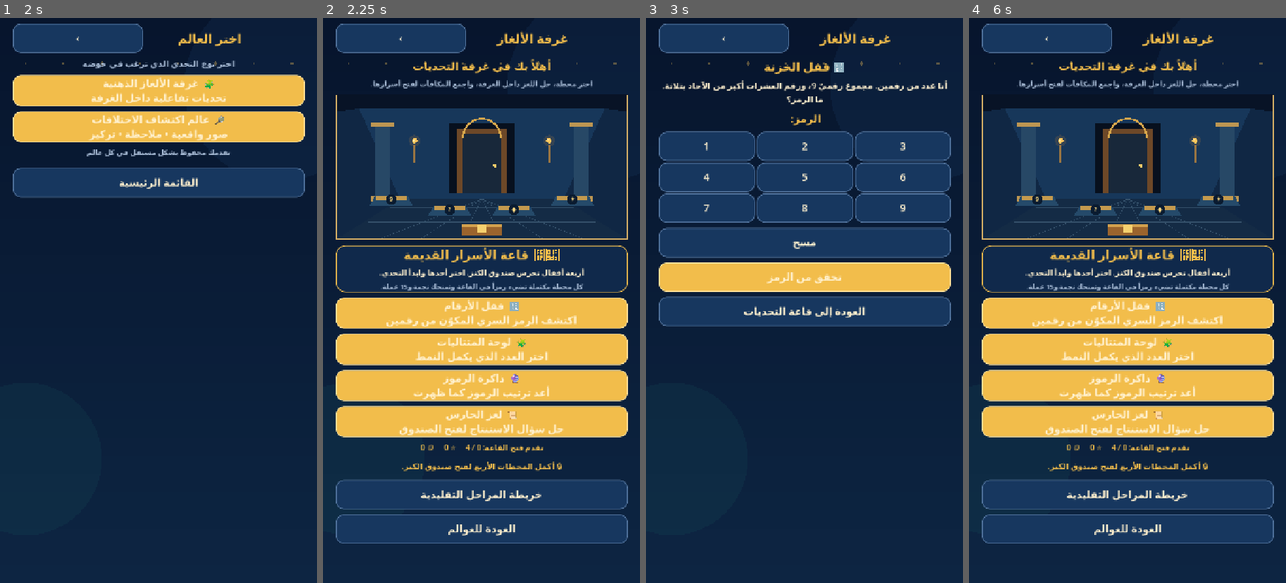
Above: before the commit, frames 1-4 (left to right).
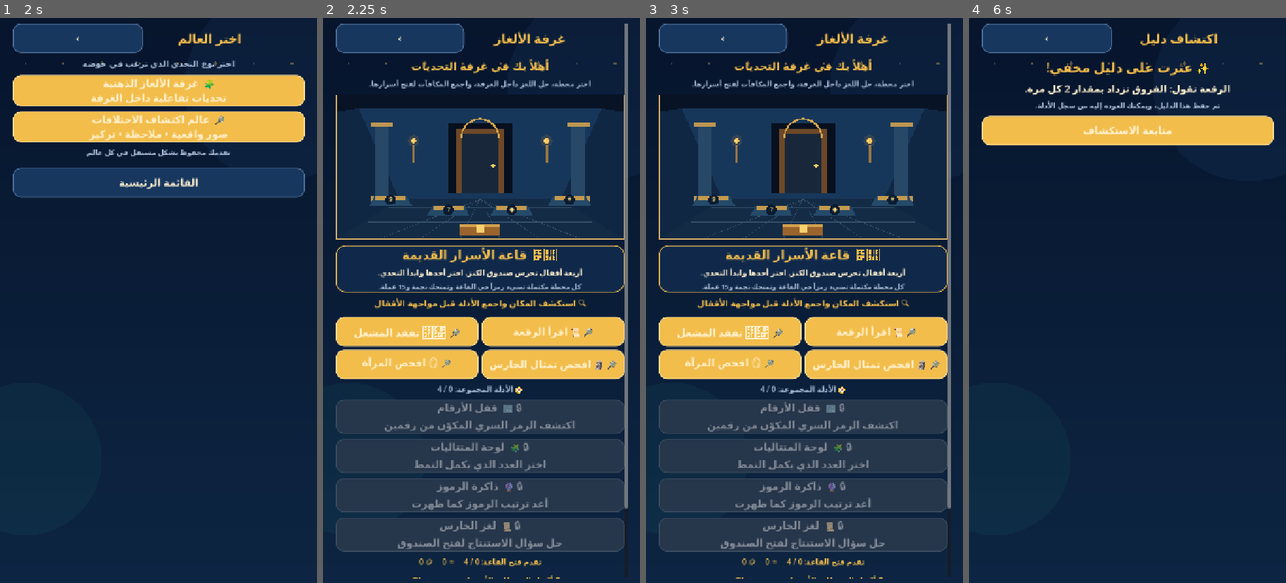
Above: after the commit, the same moments.

Repository: croceh2021-crypto/Puzzle-and-Mind
Game: Godot game, scene res://Main.tscn
Two runs of this game, one before a commit and one after it. Both use one fixed random seed, a clock stepped at 60 frames per second and the inputs below.
Inputs (mouse positions are in pixels of both pictures, inside the frame that each line leads up to):
- Up to frame 1 (2 s): click "ابدأ اللعب" at 0.5 s; click "‹" at 1.25 s
- Up to frame 2 (2.25 s): click "🧩 غرفة الألغاز الذهنية تحديات…" at 2 s
- Up to frame 3 (3 s): click (804, 311) at 2.75 s, where only the run before the commit has a clickable "🔢 قفل الأرقام اكتشف الرمز الس…"
- Up to frame 4 (6 s): click (1127, 311) at 3.5 s, where only the run before the commit has a clickable "العودة إلى قاعة التحديات"; click (1051, 328) at 4.25 s, where only the run after the commit has a clickable "🔎 🕯️ تفقد المشعل"; click (1127, 131) at 5 s, where only the run after the commit has a clickable "متابعة الاستكشاف"; click (1197, 328) at 5.75 s, where only the run after the commit has a clickable "🔎 📜 اقرأ الرقعة"

Frame 1 is identical in both runs. In frame 2, 32% of the frame differs, in the area x 4-97%, y 1-100%; in frame 3, 57%; in frame 4, 47%.

Commit message:
Add room exploration and persistent clue collection

Diff:
--- a/Scripts/main.gd
+++ b/Scripts/main.gd
@@ -23,6 +23,7 @@
 var room_answer := ""
 var room_sequence_progress := 0
 var room_completed := {}
+var room_evidence := {}
 var level_unlocked := {"logic": 1, "spot": 1}
 var save_path := "user://puzzle_mind_save.json"
 var root: Control
@@ -92,7 +93,7 @@
     _save_progress()
 
 func _save_progress() -> void:
-    var data = {"coins": coins, "stars": stars, "logic": level_unlocked.logic, "spot": level_unlocked.spot, "music_enabled": music_enabled, "music_volume": music_volume, "room_completed": room_completed}
+    var data = {"coins": coins, "stars": stars, "logic": level_unlocked.logic, "spot": level_unlocked.spot, "music_enabled": music_enabled, "music_volume": music_volume, "room_completed": room_completed, "room_evidence": room_evidence}
     var f = FileAccess.open(save_path, FileAccess.WRITE)
     if f:
         f.store_string(JSON.stringify(data))
@@ -112,6 +113,7 @@
         music_enabled = bool(parsed.get("music_enabled", true))
         music_volume = clampf(float(parsed.get("music_volume", 0.35)), 0.0, 1.0)
         room_completed = parsed.get("room_completed", {})
+        room_evidence = parsed.get("room_evidence", {})
 
 func _clear() -> void:
     for child in get_children():
@@ -290,17 +292,39 @@
     room_body.add_child(_label("كل محطة مكتملة تضيء رمزاً في القاعة وتمنحك نجمة و15 عملة.", 15, MUTED))
     room_card.add_child(room_body)
     root.add_child(room_card)
+    root.add_child(_label("🔍 استكشف المكان واجمع الأدلة قبل مواجهة الأقفال", 19, GOLD))
+    var explore_grid := GridContainer.new()
+    explore_grid.columns = 2
+    explore_grid.add_theme_constant_override("h_separation", 8)
+    explore_grid.add_theme_constant_override("v_separation", 8)
+    root.add_child(explore_grid)
+    var clues := [
+        ["🕯️ تفقد المشعل", "clue_code", "نقش خلف المشعل: رمز القفل هو 6 ثم 3."],
+        ["📜 اقرأ الرقعة", "clue_sequence", "الرقعة تقول: الفروق تزداد بمقدار 2 كل مرة."],
+        ["🪞 افحص المرآة", "clue_memory", "انعكاس المرآة يريك الترتيب: 🌙 ثم ⭐ ثم 🔑."],
+        ["🗿 افحص تمثال الحارس", "clue_riddle", "الحارس يهمس: ما الذي يكبر كلما أزلت منه؟"]
+    ]
+    for clue in clues:
+        var clue_id: String = clue[1]
+        var found := bool(room_evidence.get(clue_id, false))
+        var clue_button := _button(("✓ " if found else "🔎 ") + str(clue[0]), func(): _discover_room_evidence(clue_id, str(clue[2])), not found)
+        clue_button.disabled = found
+        explore_grid.add_child(clue_button)
+    root.add_child(_label("🧭 الأدلة المجموعة: %d / 4" % _room_evidence_count(), 17, MUTED))
     var stations := [
-        ["🔢  قفل الأرقام", "اكتشف الرمز السري المكوّن من رقمين", "code"],
-        ["🧩  لوحة المتتاليات", "اختر العدد الذي يكمل النمط", "sequence"],
-        ["🔮  ذاكرة الرموز", "أعد ترتيب الرموز كما ظهرت", "memory"],
-        ["📜  لغز الحارس", "حل سؤال الاستنتاج لفتح الصندوق", "riddle"]
+        ["🔢  قفل الأرقام", "اكتشف الرمز السري المكوّن من رقمين", "code", "clue_code"],
+        ["🧩  لوحة المتتاليات", "اختر العدد الذي يكمل النمط", "sequence", "clue_sequence"],
+        ["🔮  ذاكرة الرموز", "أعد ترتيب الرموز كما ظهرت", "memory", "clue_memory"],
+        ["📜  لغز الحارس", "حل سؤال الاستنتاج لفتح الصندوق", "riddle", "clue_riddle"]
     ]
     for station in stations:
         var kind: String = station[2]
+        var evidence_id: String = station[3]
         var done := bool(room_completed.get(kind, false))
-        var button := _button(("✓ " if done else "") + str(station[0]) + "\n" + str(station[1]), func(): _start_room_challenge(kind), not done)
-        button.disabled = done
+        var unlocked := bool(room_evidence.get(evidence_id, false))
+        var button_text := ("✓ " if done else ("🔓 " if unlocked else "🔒 ")) + str(station[0]) + "\n" + str(station[1])
+        var button := _button(button_text, func(): _start_room_challenge(kind), not done and unlocked)
+        button.disabled = done or not unlocked
         root.add_child(button)
     var completed_count := 0
     for station_kind in ["code", "sequence", "memory", "riddle"]:
@@ -312,6 +336,25 @@
     root.add_child(_button("خريطة المراحل التقليدية", func(): _show_levels("logic"), false))
     root.add_child(_button("العودة للعوالم", _show_worlds))
 
+func _room_evidence_count() -> int:
+    var total := 0
+    for key in ["clue_code", "clue_sequence", "clue_memory", "clue_riddle"]:
+        if bool(room_evidence.get(key, false)):
+            total += 1
+    return total
+
+func _discover_room_evidence(clue_id: String, description: String) -> void:
+    if bool(room_evidence.get(clue_id, false)):
+        return
+    room_evidence[clue_id] = true
+    _save_progress()
+    _clear()
+    _header("اكتشاف دليل")
+    root.add_child(_label("✨ عثرت على دليل مخفي!", 30, GOLD))
+    root.add_child(_label(description, 22, CREAM))
+    root.add_child(_label("تم حفظ هذا الدليل، ويمكنك العودة إليه من سجل الأدلة.", 16, MUTED))
+    root.add_child(_button("متابعة الاستكشاف", _show_puzzle_room, true))
+
 func _start_room_challenge(kind: String) -> void:
     room_challenge = kind
     room_answer = ""
@@ -321,6 +364,13 @@
 func _show_room_challenge() -> void:
     _clear()
     _header("غرفة الألغاز")
+    var clue_text := ""
+    match room_challenge:
+        "code": clue_text = "الدليل: الرمز 6 ثم 3."
+        "sequence": clue_text = "الدليل: الفروق تزداد بمقدار 2."
+        "memory": clue_text = "الدليل: 🌙 ثم ⭐ ثم 🔑."
+        "riddle": clue_text = "الدليل: فكّر فيما يكبر عند إزالة جزء منه."
+    root.add_child(_label(clue_text, 16, GOLD))
     match room_challenge:
         "code":
             root.add_child(_label("🔢 قفل الخزنة", 27, GOLD))
